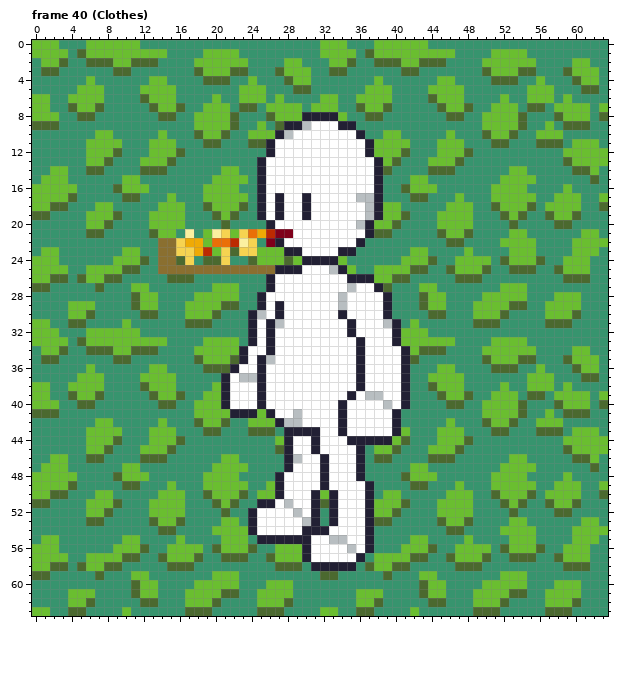
Two versions of one pixel-art file, src/sprites/npc_test_default_position.aseprite. The first picture shows the starting point.
64x64 pixels, 40 frames. Shown: frame 40 (Clothes).
The result:
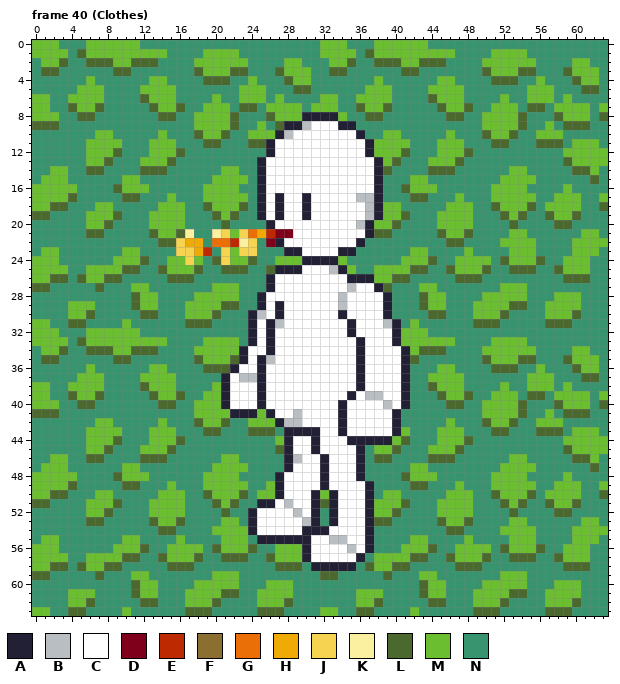
Palette (. is transparent): A #222034  B #b8bec1  C #ffffff  D #7f001b  E #bc2a01  F #8a6f30  G #ea6f07  H #efaa05  J #f6d351  K #fbf0a0  L #4b692f  M #6abe30  N #37946e
The exact change:
--- frame 40 (Clothes), layer "Background"
@@ x 12..30 @@
 20 NMMMMNNNNLNNNNACCCC
-21 NLMMNKNMKJMJGHEDDCC
-22 NNFFJHHMGGEKJNDACCC
-23 NNFFJJHEMJLJJMMMAAC
-24 LNFFLJNLLJNNLMMMLMA
-25 NNFFFFFFFFFFFFFAAAC
+21 NLMMLKNNKJMJGHEDDCC
+22 NNLLJHHNGGEKJNDACCC
+23 NNNNJJHENJMJJNNNAAC
+24 LNNMMJMNLJMMLNNMMMA
+25 NNLMMMLNNLLLNNLAAAC
 26 NNNLLLNNNNNNNNACCCC
